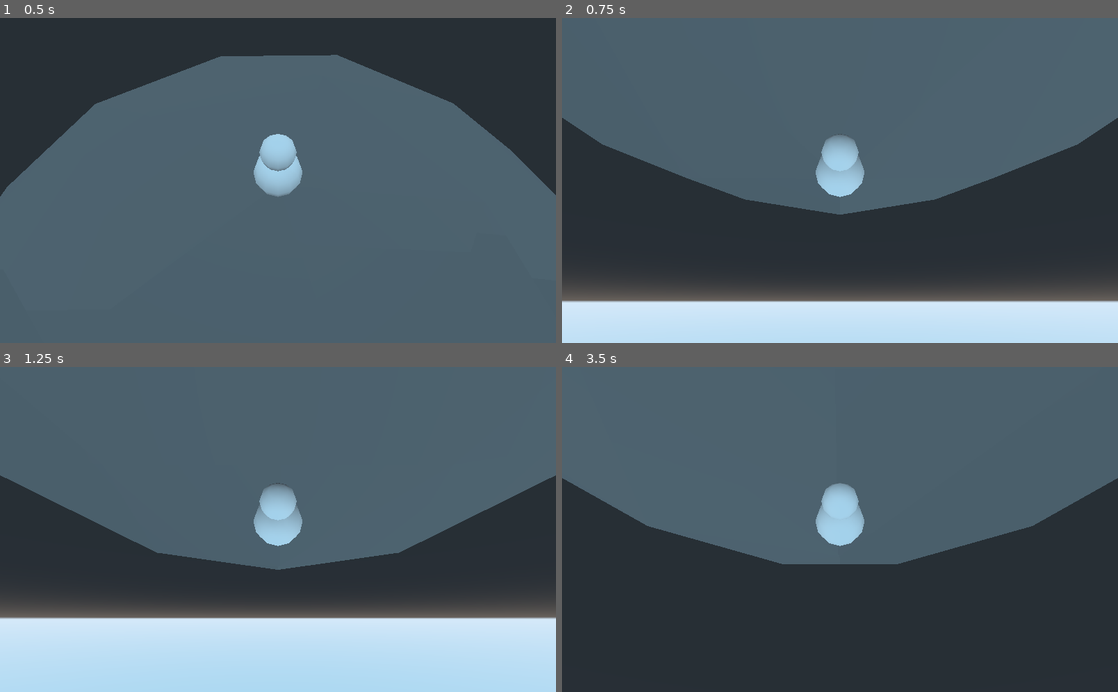
Above: before the commit, frames 1-4 (two rows, left to right).
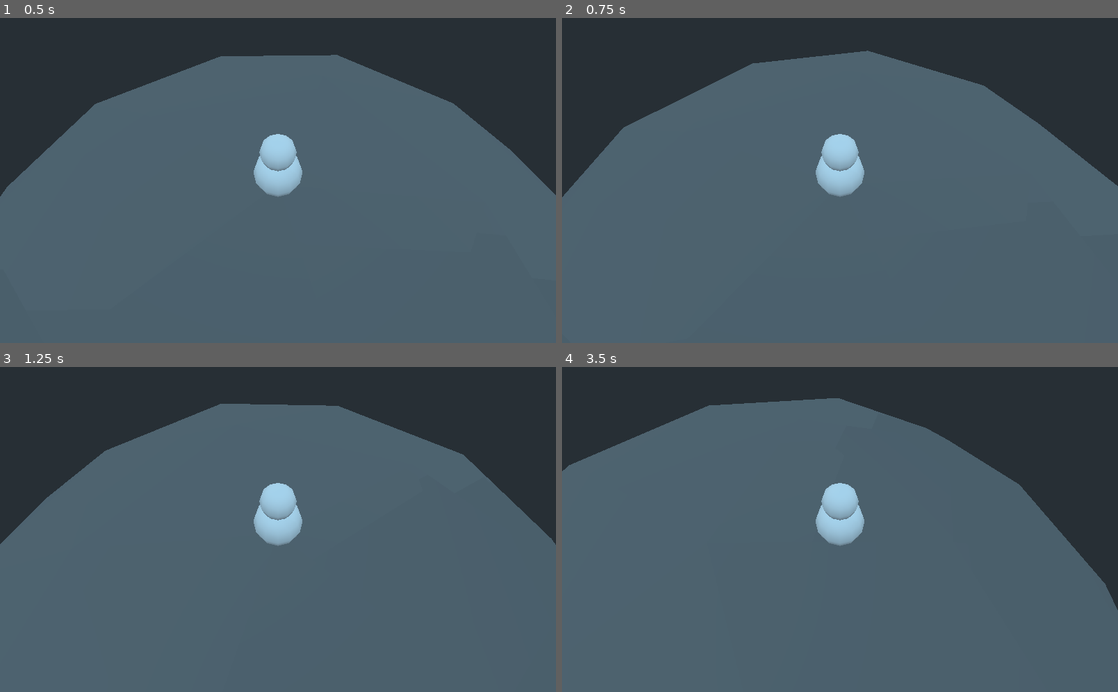
Above: after the commit, the same moments.

Repository: Psychopomp-Party/LunarLeap
Game: Godot game, scene res://game/scenes/Play.tscn
The game is run twice, just before and just after one commit, with the same random seed, the same clock (stepped at 60 frames per second) and the same inputs. This scene is started directly instead of the project's main scene.
Inputs:
- Up to frame 1 (0.5 s): no input
- Up to frame 2 (0.75 s): tap Enter at 0.5 s; hold D (player_move_right) from 0.53 s (still down)
- Up to frame 3 (1.25 s): keep holding D (player_move_right)
- Up to frame 4 (3.5 s): release D (player_move_right) at 1.28 s; hold S (player_move_down) 1.28-2.03 s; hold D (player_move_right) 2.03-2.78 s; hold W (player_move_up) from 2.78 s (still down)

Frame 1 is identical in both runs. In frame 2, 72% of the frame differs, in the area x 0-100%, y 0-100%; in frame 3, 70%; in frame 4, 68%.

Commit message:
Improved character movement

Diff:
--- a/game/scripts/Player.gd
+++ b/game/scripts/Player.gd
@@ -1,13 +1,14 @@
 extends KinematicBody
 
+onready var camera = self.get_node("Camera")
 onready var moon = self.get_parent().get_node("Moon")
-onready var moon_direction = self.translation.direction_to(moon.translation).normalized()
+onready var moon_direction = self.translation.direction_to(moon.translation)
 
 # movement variables
 var should_move_left = false
 var should_move_right = false
-var should_move_up = false
-var should_move_down = false
+var should_move_forward = false
+var should_move_backward = false
 
 func _ready():
 	pass
@@ -25,35 +26,39 @@
 	#if (self.rotation != old_rotation):
 	#	print("Pointed rotation: ", (moon.translation - self.translation).normalized())
 
-	moon_direction = self.translation.direction_to(moon.translation).normalized()
-	#self.look_at(moon.translation, moon_direction)
+	moon_direction = self.translation.direction_to(moon.translation)
+	#self.transform.basis.y = -moon_direction
+
+	#if (moon_direction.cross(self.transform.basis.y).normalized() != Vector3(0, 0, 0)):
+	#	print(moon_direction.cross(self.transform.basis.y).normalized())
+	#	self.rotate(moon_direction.cross(self.transform.basis.y).normalized(), self.transform.basis.y.angle_to(moon.translation))
+
 	#self.rotate(self.rotation.cross(moon_direction).normalized(), self.rotation.dot(moon_direction))
 	#self.transform = self.transform.orthonormalized()
 
 	# 'gravity'
 	self.move_and_collide((moon.translation - self.translation).normalized(), true, true, false)
+	#self.rotate(self.transform.basis.x, moon_direction.x)
 
 	# keep updating movement while button is pressed
 	if (should_move_left):
 		print(">  ", self.rotation.dot(moon_direction))
-		print(">> ", self.rotation.cross(moon_direction).normalized())
-		self.move_and_slide(Vector3(10, 0, 0), Vector3(0, 1, 0), false, 8, 0.667, true)
-		self.look_at(moon.translation, moon_direction)
+		print(">> ", self.transform.basis.y.cross(moon_direction).normalized())
+		#self.move_and_slide(Vector3(-10, 0, 0), -moon_direction, false, 8, 0.667, true)
+		self.rotate(self.transform.basis.y, 0.015)
 	if (should_move_right):
 		print(">  ", self.rotation.dot(moon_direction))
 		print(">> ", self.rotation.cross(moon_direction).normalized())
-		self.move_and_slide(Vector3(-10, 0, 0), Vector3(0, 1, 0), false, 8, 0.667, true)
-		self.look_at(moon.translation, moon_direction)
-	if (should_move_up):
+		#self.move_and_slide(Vector3(10, 0, 0), -moon_direction, false, 8, 0.667, true)
+		self.rotate(self.transform.basis.y, -0.015)
+	if (should_move_forward):
 		print(">  ", self.rotation.dot(moon_direction))
 		print(">> ", self.rotation.cross(moon_direction).normalized())
-		self.move_and_slide(Vector3(0, 10, 0), Vector3(0, 1, 0), false, 8, 0.667, true)
-		self.look_at(moon.translation, moon_direction)
-	if (should_move_down):
+		self.move_and_slide(-self.transform.basis.z * 10, -moon_direction, false, 8, 0.667, true)
+	if (should_move_backward):
 		print(">  ", self.rotation.dot(moon_direction))
 		print(">> ", self.rotation.cross(moon_direction).normalized())
-		self.move_and_slide(Vector3(0, -10, 0), Vector3(0, 1, 0), false, 8, 0.667, true)
-		self.look_at(moon.translation, -moon_direction)
+		self.move_and_slide(self.transform.basis.z * 10, -moon_direction, false, 8, 0.667, true)
 
 	# set whether the player should move when a button is pressed
 	if (Input.is_action_just_pressed("player_move_left")):
@@ -65,10 +70,10 @@
 	if (Input.is_action_just_released("player_move_right")):
 		should_move_right = false
 	if (Input.is_action_just_pressed("player_move_up")):
-		should_move_up = true
+		should_move_forward = true
 	if (Input.is_action_just_released("player_move_up")):
-		should_move_up = false
+		should_move_forward = false
 	if (Input.is_action_just_pressed("player_move_down")):
-		should_move_down = true
+		should_move_backward = true
 	if (Input.is_action_just_released("player_move_down")):
-		should_move_down = false
+		should_move_backward = false
